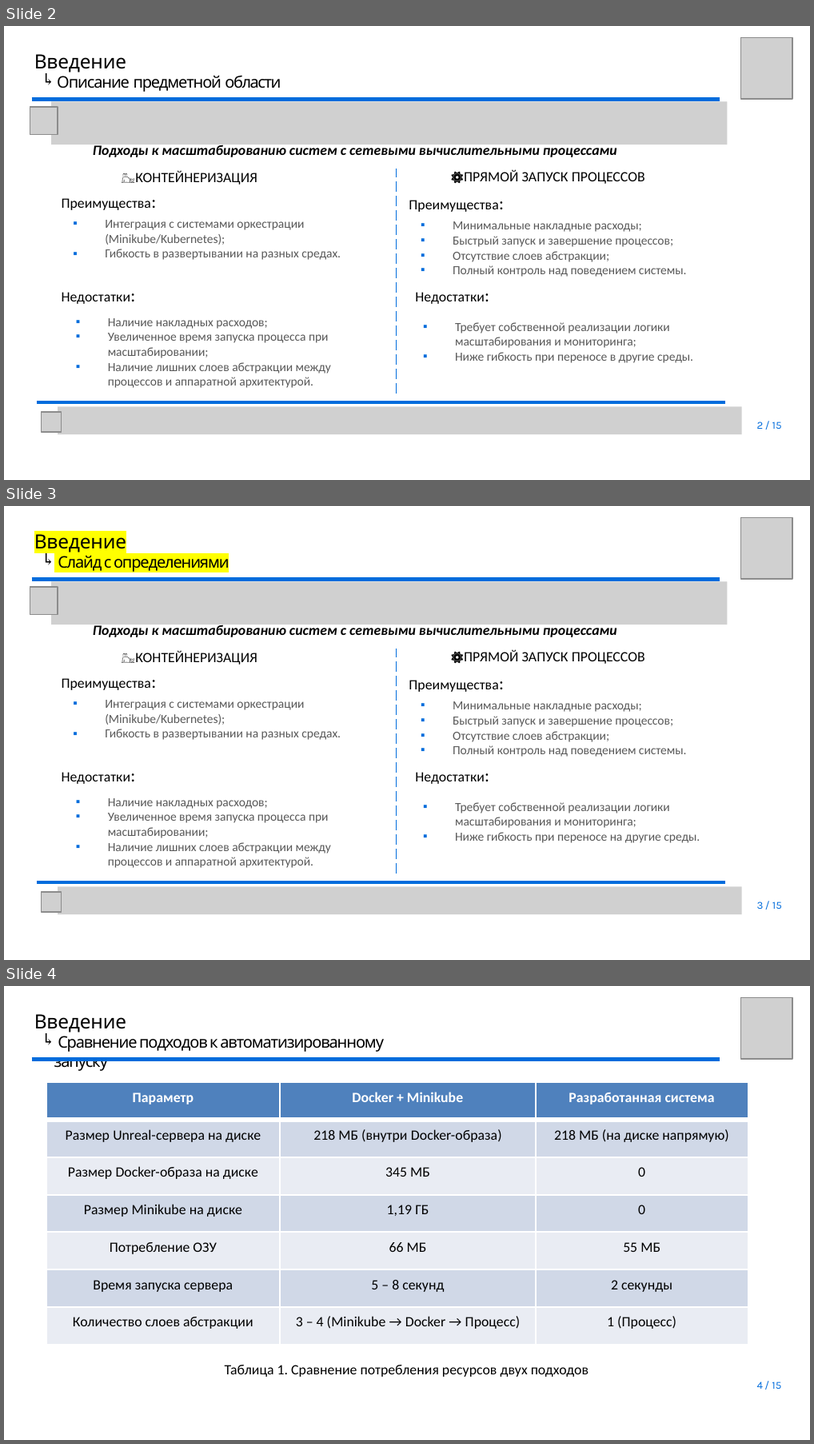
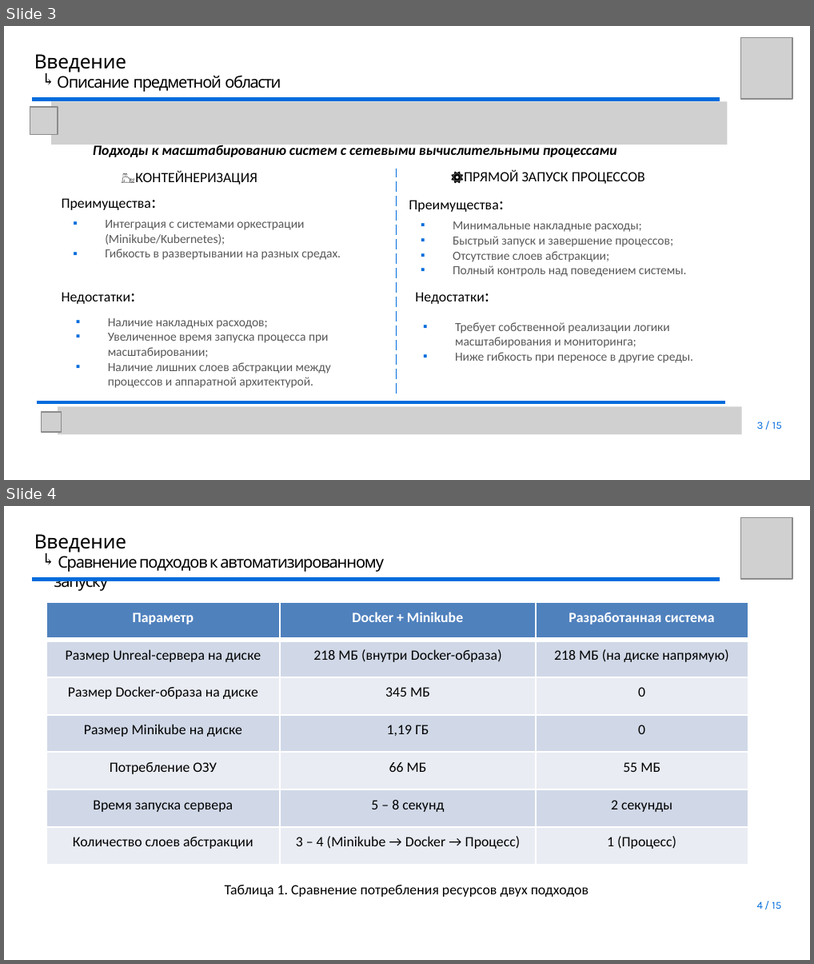
Before and after one commit to youngB0rrov/bmstu_doc, a slide deck: Master/Diploma/presentation/Презентация.pptx. Shown one above the other, each under a label of ours: slides 2, 3 and 4 before the commit, slides 3 and 4 after it. The pictures are 814x1444 and 814x964 pixels, drawn with LibreOffice and Linux fonts; fonts in the diff are those of the drawing; grey boxes stand for pictures; background and template pictures are left out. Boxes give left, top, right and bottom in pixels: in the first picture for what was removed or moved away, otherwise in the second. Text is boxed around its words. In the diff, an @@ line names an element or a change of style, - is before the commit and + after.

```diff
--- a/Master/Diploma/presentation/Презентация.pptx
+++ b/Master/Diploma/presentation/Презентация.pptx
@@ slide 3 removed at (x1=4, y1=506, x2=810, y2=960), background #FFFFFF @@
@@ picture removed at (x1=742, y1=517, x2=793, y2=579) @@
@@ title removed at (x1=34, y1=530, x2=230, y2=572) @@
-Введение
-Слайд с определениями
@@ text removed at (x1=38, y1=551, x2=55, y2=566) @@
-↰
@@ picture removed at (x1=30, y1=587, x2=58, y2=615) @@
@@ freeform shape removed at (x1=32, y1=579, x2=720, y2=579) @@
@@ picture removed at (x1=51, y1=581, x2=727, y2=625) @@
@@ text removed at (x1=93, y1=624, x2=618, y2=637) @@
-Подходы к масштабированию систем с сетевыми вычислительными процессами
@@ line removed from (396, 872) to (396, 648) @@
@@ text removed at (x1=121, y1=651, x2=258, y2=664) @@
-🐳КОНТЕЙНЕРИЗАЦИЯ
@@ text removed at (x1=464, y1=650, x2=646, y2=664) @@
-⚙️ПРЯМОЙ ЗАПУСК ПРОЦЕССОВ
@@ text removed at (x1=62, y1=678, x2=151, y2=690) @@
-Преимущества:
@@ text removed at (x1=409, y1=680, x2=498, y2=692) @@
-Преимущества:
@@ text removed at (x1=105, y1=700, x2=341, y2=740) @@
-▪ Интеграция с системами оркестрации (Minikube/Kubernetes);
-▪ Гибкость в развертывании на разных средах.
@@ text removed at (x1=453, y1=701, x2=687, y2=756) @@
-▪ Минимальные накладные расходы;
-▪ Быстрый запуск и завершение процессов;
-▪ Отсутствие слоев абстракции;
-▪ Полный контроль над поведением системы.
@@ text removed at (x1=62, y1=772, x2=131, y2=784) @@
-Недостатки:
@@ text removed at (x1=415, y1=772, x2=485, y2=784) @@
-Недостатки:
@@ text removed at (x1=108, y1=798, x2=331, y2=868) @@
-▪ Наличие накладных расходов;
-▪ Увеличенное время запуска процесса при масштабировании;
-▪ Наличие лишних слоев абстракции между процессов и аппаратной архитектурой.
@@ text removed at (x1=455, y1=802, x2=700, y2=843) @@
-▪ Требует собственной реализации логики масштабирования и мониторинга;
-▪ Ниже гибкость при переносе на другие среды.
@@ freeform shape removed at (x1=38, y1=882, x2=725, y2=882) @@
@@ picture removed at (x1=58, y1=885, x2=742, y2=914) @@
@@ picture removed at (x1=41, y1=892, x2=62, y2=912) @@
@@ page number removed at (x1=758, y1=901, x2=782, y2=908) @@
-3 / 15
@@ what was slide 2 is now slide 3 @@
@@ page number at (x1=758, y1=421, x2=782, y2=428): text changed @@
-2 / 15
+3 / 15
```
Also in this commit, not shown: 2 slides changed, 1 slide added, 5 other files.
